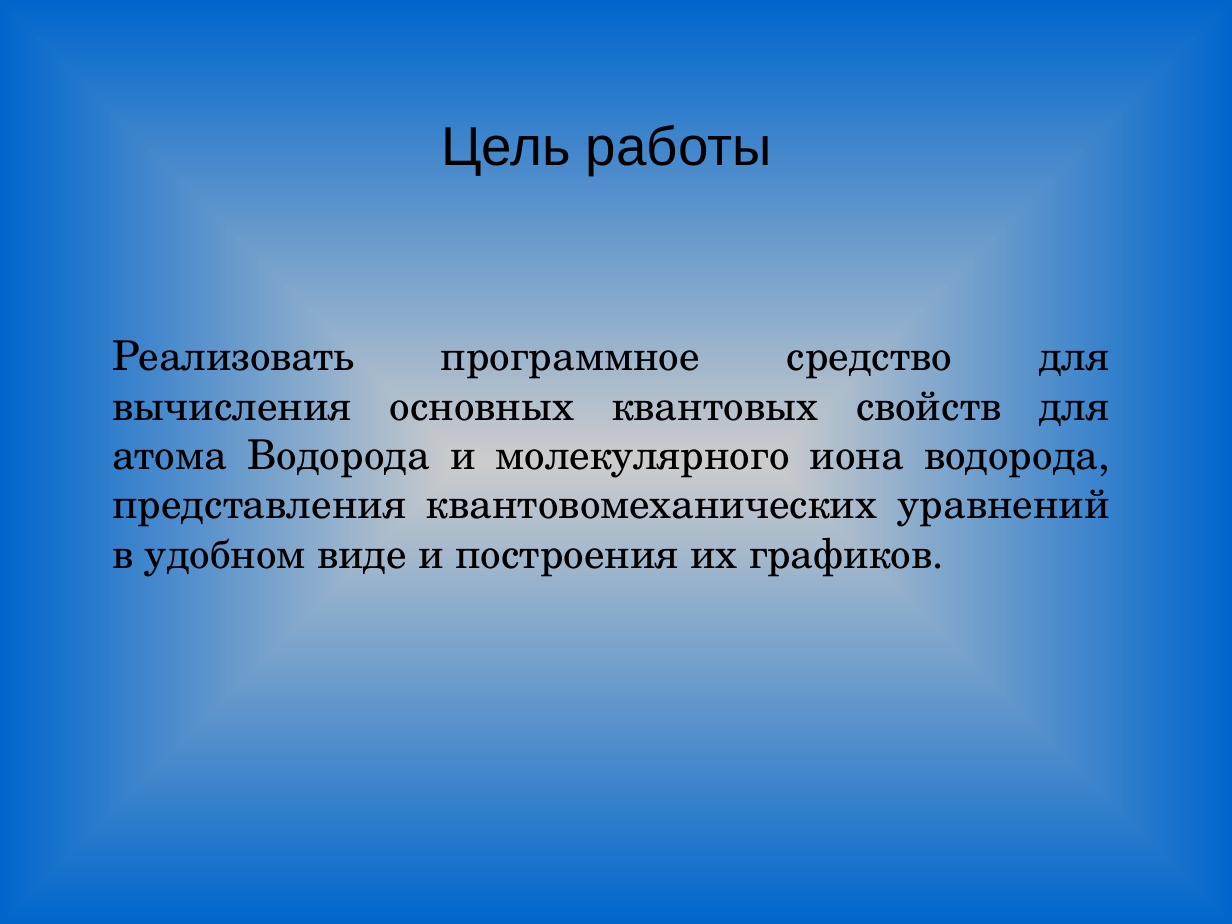
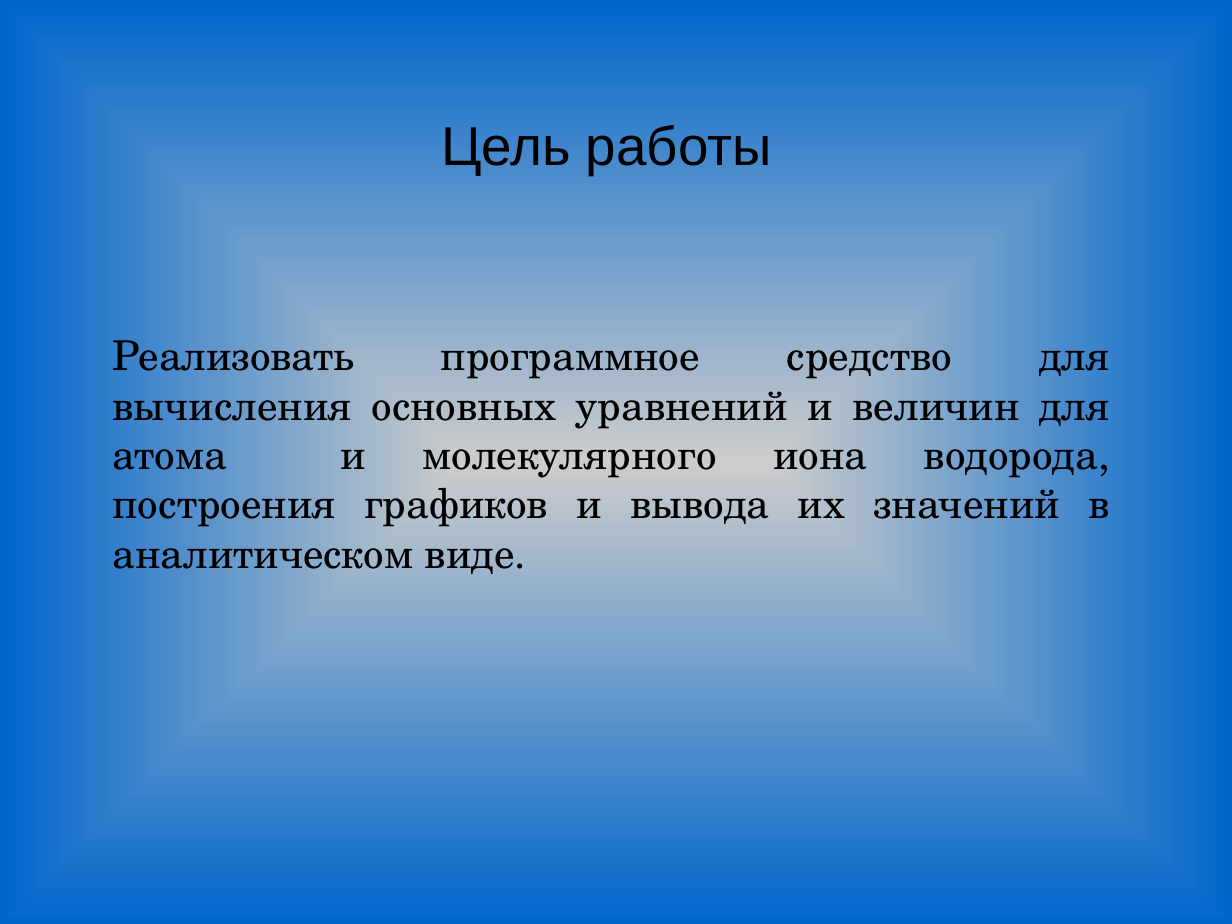
Before and after one commit to Genas2/diplom, a slide deck: slide 2 of TeX/pres.ppt. Drawn at 1232x924 pixels with LibreOffice and Linux fonts; fonts in the diff are those of the drawing. Boxes give left, top, right and bottom in pixels: in the first picture for what was removed or moved away, otherwise in the second. Text is boxed around its words. In the diff, an @@ line names an element or a change of style, - is before the commit and + after.

```diff
--- a/TeX/pres.ppt
+++ b/TeX/pres.ppt
@@ text at bbox=[112, 330, 1109, 579]: text changed @@
-Реализовать программное средство для вычисления основных квантовых свойств для атома Водорода и молекулярного иона водорода, представления квантовомеханических уравнений в удобном виде и построения их графиков.
+Реализовать программное средство для вычисления основных уравнений и величин для атома и молекулярного иона водорода, построения графиков и вывода их значений в аналитическом виде.
```
Also in this commit, not shown: 6 other slides changed, 6 slides added, 4 slides removed, 6 other files.
